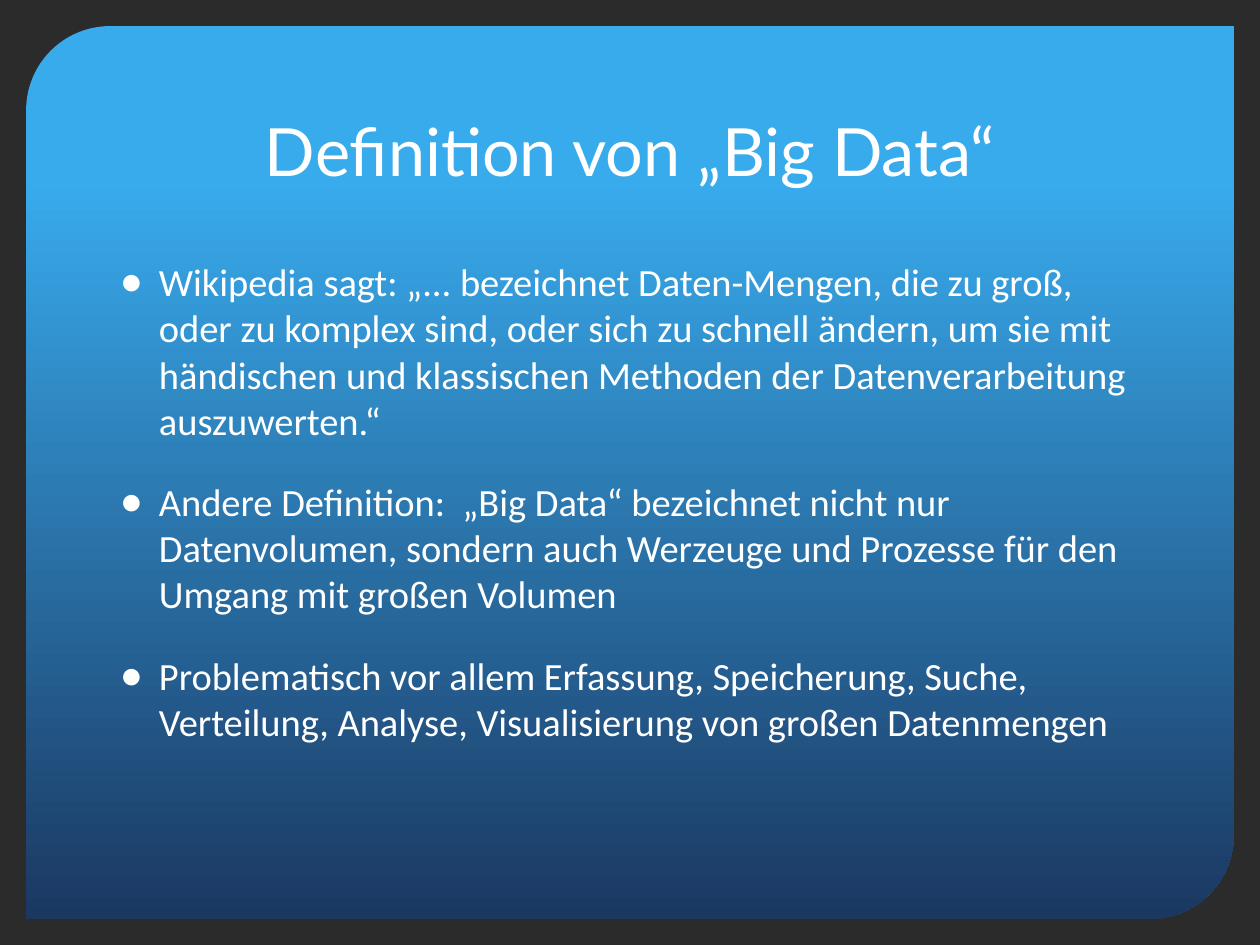
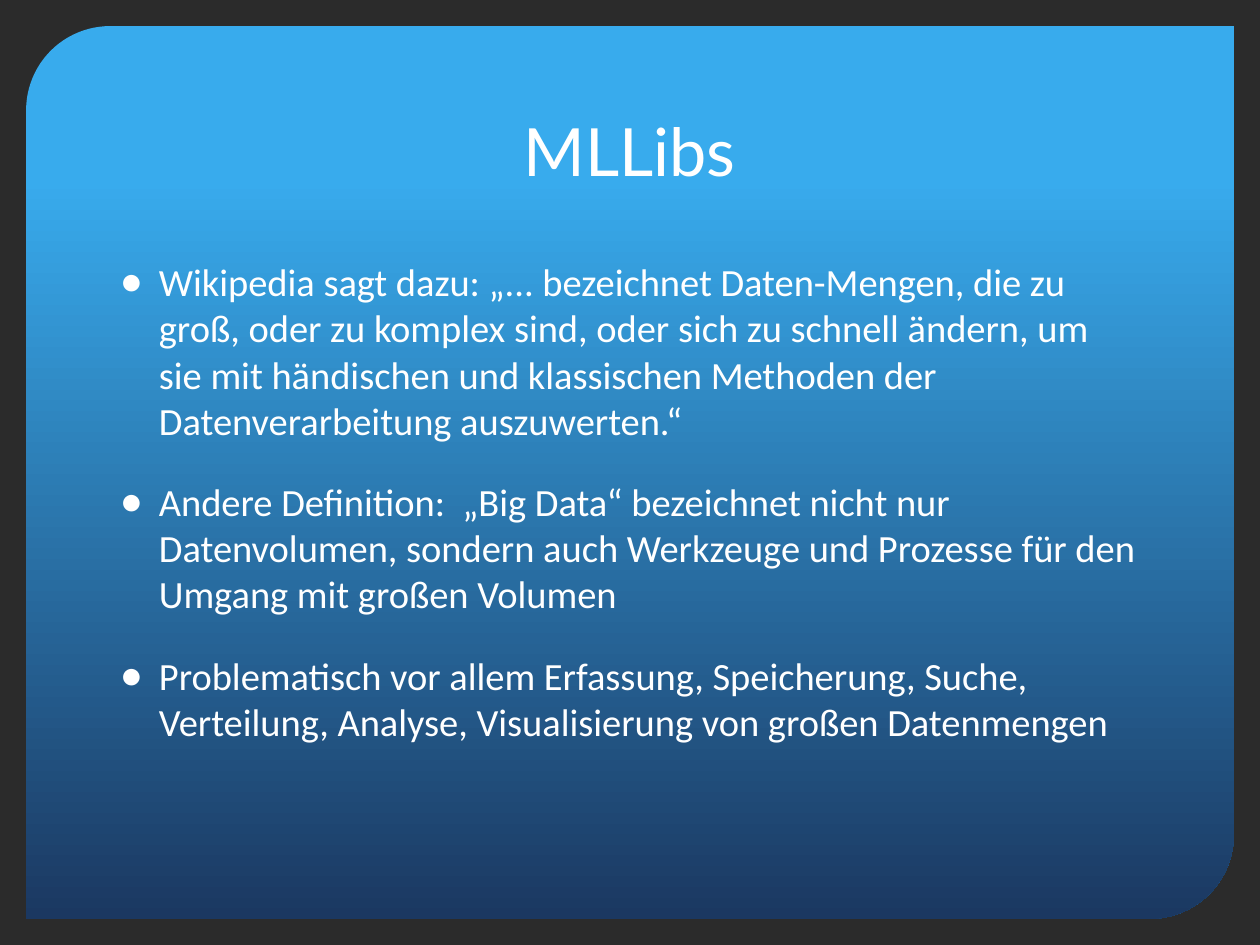
Before and after one commit to segnor/masterthesis, a slide deck: slide 17 of apache_spark/poster/Spark_Presentation.pptx (slide 5 before the commit). Drawn at 1260x945 pixels with LibreOffice and Linux fonts; fonts in the diff are those of the drawing; background and template pictures are left out; a plain dark background stands for a picture behind light text. Boxes give left, top, right and bottom in pixels: in the first picture for what was removed or moved away, otherwise in the second. Text is boxed around its words. In the diff, an @@ line names an element or a change of style, - is before the commit and + after.

```diff
--- a/apache_spark/poster/Spark_Presentation.pptx
+++ b/apache_spark/poster/Spark_Presentation.pptx
@@ title at box(524, 127, 736, 177): text changed @@
-Definition von „Big Data“
+MLLibs
@@ text at box(159, 269, 1134, 615): text changed @@
-● Wikipedia sagt: „... bezeichnet Daten-Mengen, die zu groß, oder zu komplex sind, oder sich zu schnell ändern, um sie mit händischen und klassischen Methoden der Datenverarbeitung auszuwerten.“
-● Andere Definition: „Big Data“ bezeichnet nicht nur Datenvolumen, sondern auch Werzeuge und Prozesse für den Umgang mit großen Volumen
+● Wikipedia sagt dazu: „... bezeichnet Daten-Mengen, die zu groß, oder zu komplex sind, oder sich zu schnell ändern, um sie mit händischen und klassischen Methoden der Datenverarbeitung auszuwerten.“
+● Andere Definition: „Big Data“ bezeichnet nicht nur Datenvolumen, sondern auch Werkzeuge und Prozesse für den Umgang mit großen Volumen
```
Also in this commit, not shown: 14 slides added, 4 other files.
